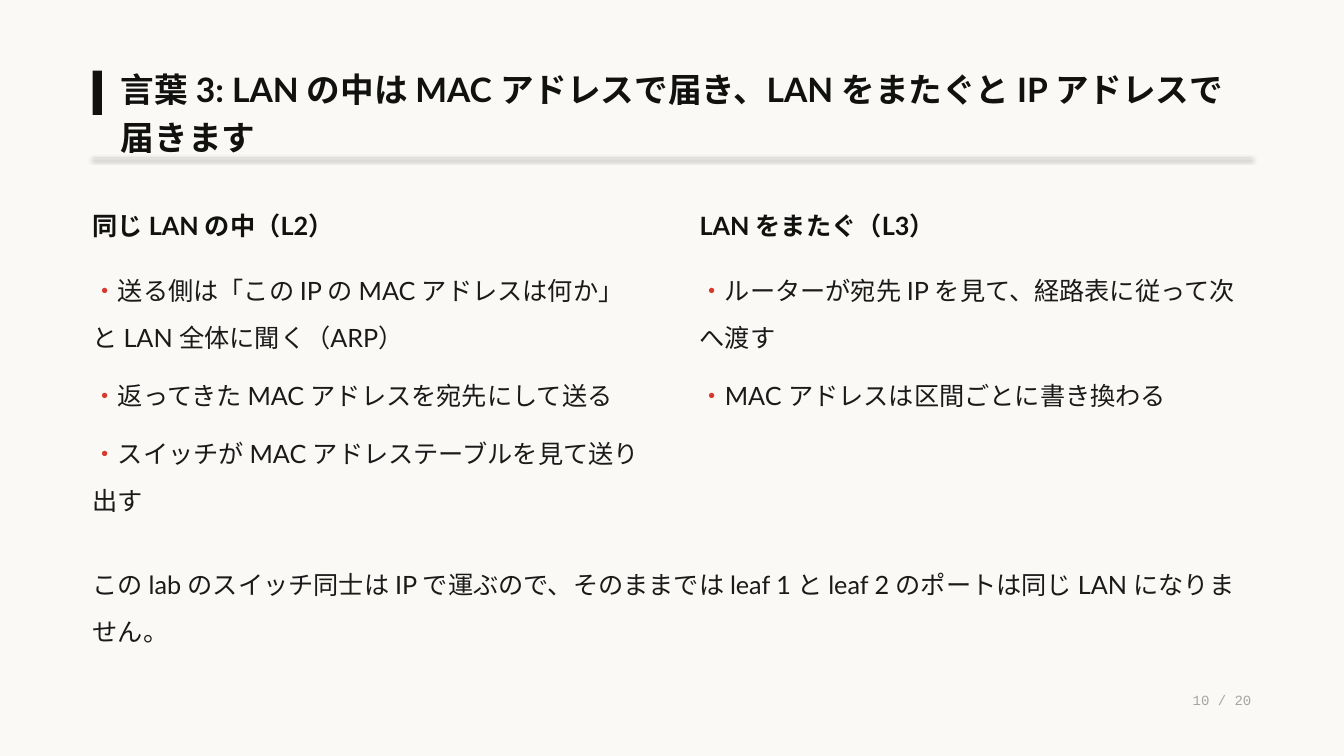
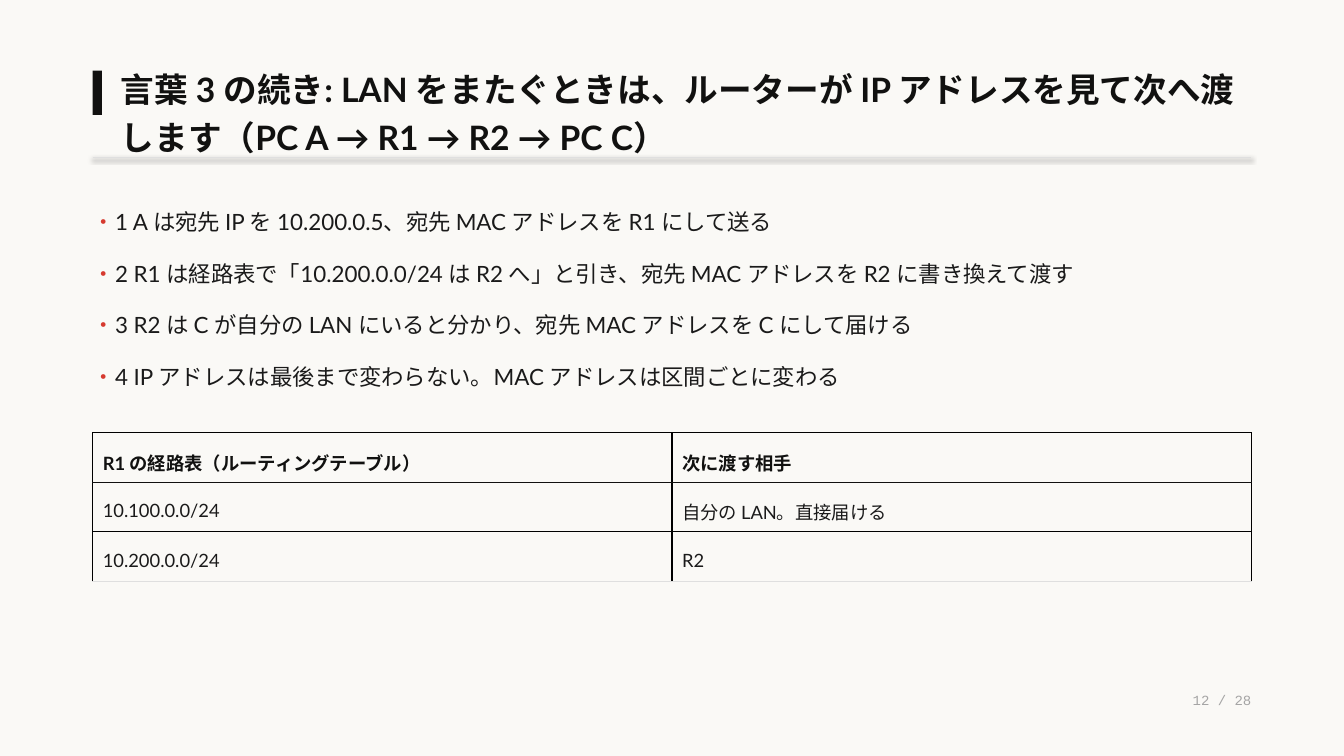
Before and after one commit to eddie-eights/nwc-poc, a slide deck: slide 12 of docs/lab-network-architecter.pptx (slide 10 before the commit). Drawn at 1344x756 pixels with LibreOffice and Linux fonts; fonts in the diff are those of the drawing. Boxes give left, top, right and bottom in pixels: in the first picture for what was removed or moved away, otherwise in the second. Text is boxed around its words. In the diff, an @@ line names an element or a change of style, - is before the commit and + after.

```diff
--- a/docs/lab-network-architecter.pptx
+++ b/docs/lab-network-architecter.pptx
@@ text at (121, 73, 1234, 154): text changed @@
-言葉 3: LAN の中は MAC アドレスで届き、LAN をまたぐと IP アドレスで届きます
+言葉 3 の続き: LAN をまたぐときは、ルーターが IP アドレスを見て次へ渡します（PC A → R1 → R2 → PC C）
@@ text removed at (93, 213, 334, 238) @@
-同じ LAN の中（L2）
@@ text added at (93, 211, 1073, 387), 16 pt, text #1A1A1A @@
+・1 A は宛先 IP を 10.200.0.5、宛先 MAC アドレスを R1 にして送る
+・2 R1 は経路表で「10.200.0.0/24 は R2 へ」と引き、宛先 MAC アドレスを R2 に書き換えて渡す
+・3 R2 は C が自分の LAN にいると分かり、宛先 MAC アドレスを C にして届ける
+・4 IP アドレスは最後まで変わらない。MAC アドレスは区間ごとに変わる
@@ text removed at (700, 213, 935, 238) @@
-LAN をまたぐ（L3）
@@ text removed at (93, 278, 639, 512) @@
-・送る側は「この IP の MAC アドレスは何か」と LAN 全体に聞く（ARP）
-・返ってきた MAC アドレスを宛先にして送る
-・スイッチが MAC アドレステーブルを見て送り出す
@@ text removed at (700, 278, 1235, 407) @@
-・ルーターが宛先 IP を見て、経路表に従って次へ渡す
-・MAC アドレスは区間ごとに書き換わる
@@ table added at (93, 433, 1252, 581), 3 rows, 2 columns @@
+R1 の経路表（ルーティングテーブル） | 次に渡す相手
+10.100.0.0/24 | 自分の LAN。直接届ける
+10.200.0.0/24 | R2
@@ text removed at (93, 572, 1235, 643) @@
-この lab のスイッチ同士は IP で運ぶので、そのままでは leaf 1 と leaf 2 のポートは同じ LAN になりません。
@@ text at (1193, 696, 1252, 705): text changed @@
-10 / 20
+12 / 28
```
Also in this commit, not shown: 18 other slides changed, 8 slides added, 1 other file.
